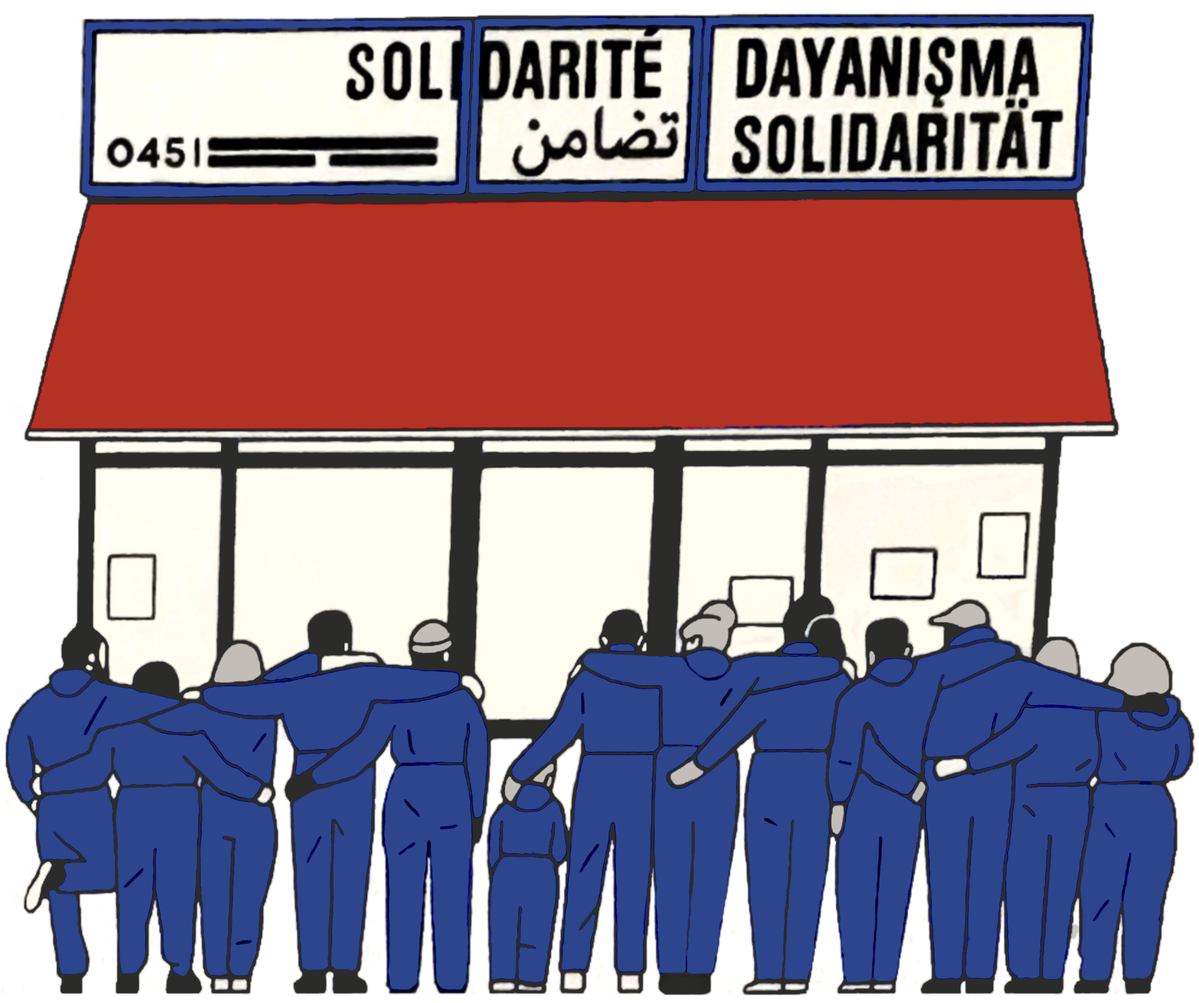
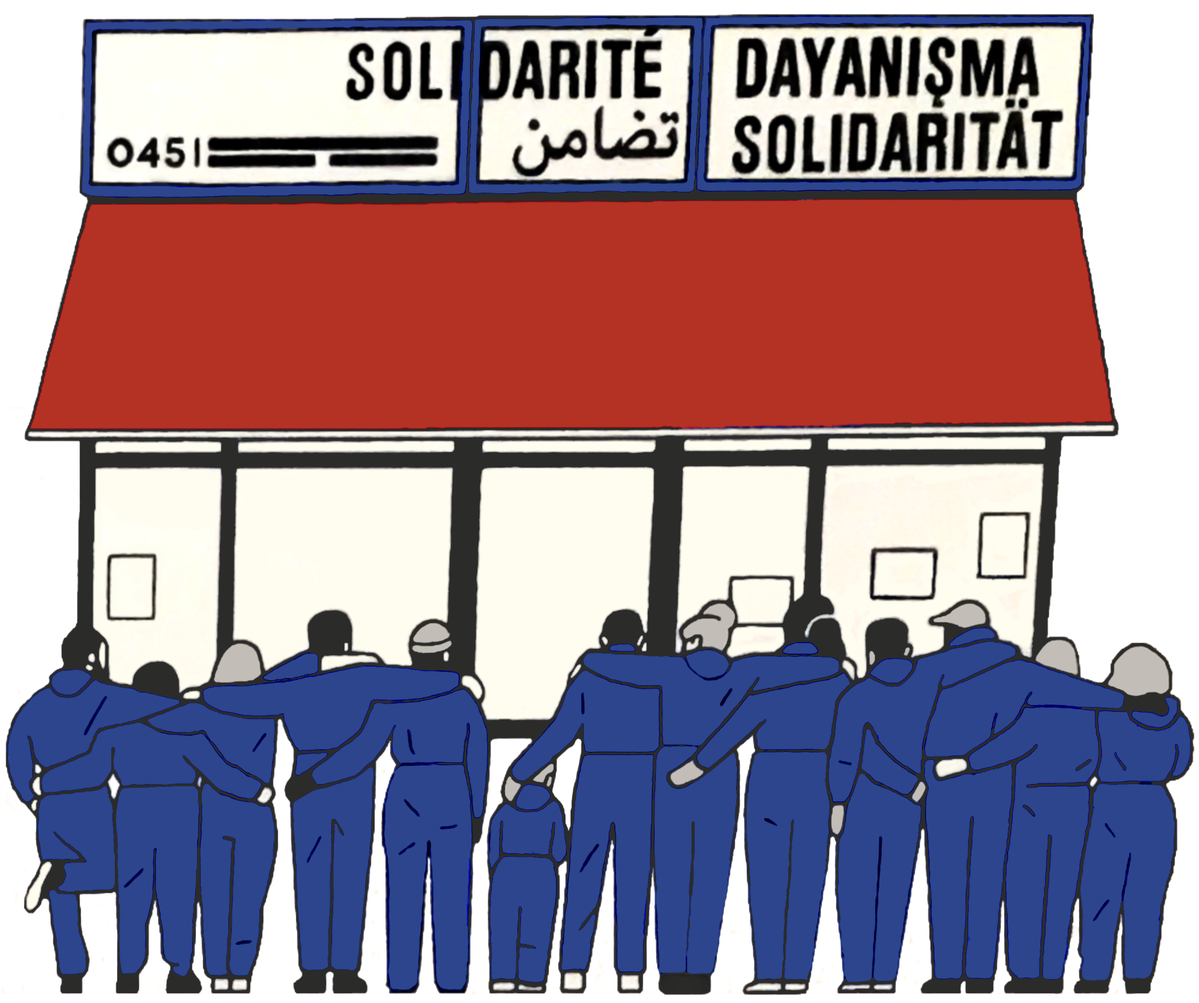
Revision of a layered 1199 × 1003 image; what changed, layer by layer:
painted on "front_bilgi_2.png" over [4, 11, 1196, 997]
